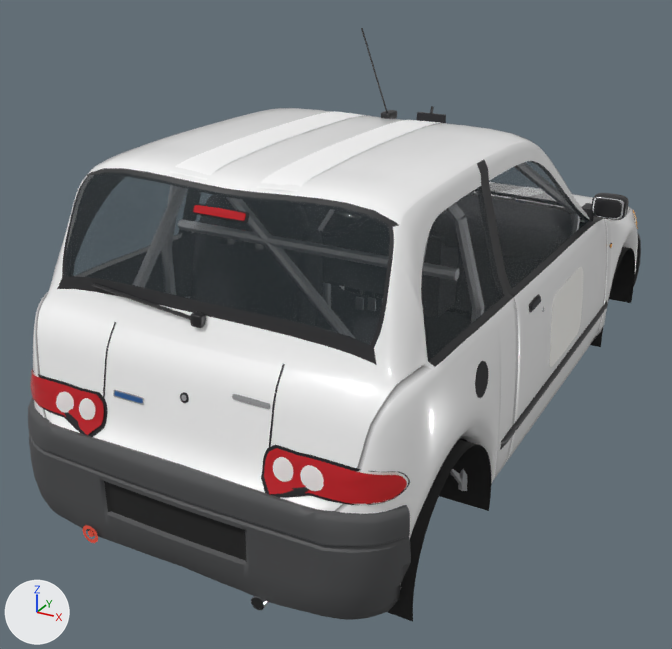
What one commit did to the glTF model godot/models/seicento.glb.
Before and after are seen from a 50 mm lens placed at (1.59, -3.45, 2.12), pointed at (-0.22, -0.17, 0.48). Every picture has the same lights, and +X, +Y and +Z are marked at lower left. The older version comes first. Vertices at exactly the same position are counted once.

Objects in the first picture: 'Body', 'Cabin', 'Details', 'Stripes'.
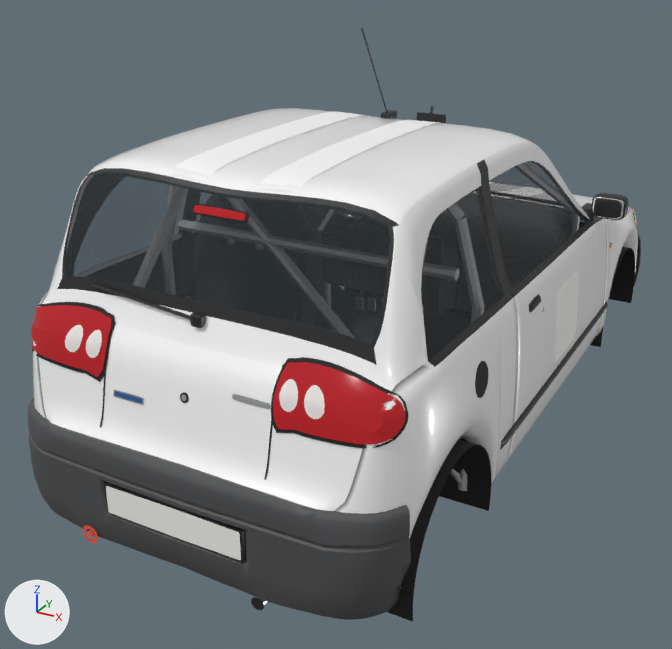
The change, as a list of edits to the scene's bpy script:
```text
Change me_details:
    used by ob_details; location = (0.0, 0.0, 0.0)
    remove me_details.from_pydata(...)  # 8490 vertices, 14420 faces; spans x -0.83..0.82, y -1.61..1.78, z 0.14..1.76
    add me_details.from_pydata(...)  # 8583 vertices, 14548 faces; spans x -0.83..0.82, y -1.61..1.78, z 0.14..1.76
    me_details part 1: the loose piece of 33 vertices spanning x 0.33..0.4, y -1.55..-1.53, z 0.65..0.72 is scaled about its middle by (0.877, 2.02, 1.22), then moved by (-0.01, 0.05, 0.21)
    me_details part 2: the loose piece of 33 vertices spanning x 0.42..0.5, y -1.55..-1.53, z 0.65..0.72 is scaled about its middle by (0.884, 2.07, 1.21), then moved by (-0.02, 0.05, 0.21)
    me_details part 3: the loose piece of 33 vertices spanning x -0.4..-0.33, y -1.55..-1.53, z 0.65..0.72 is scaled about its middle by (0.877, 2.02, 1.22), then moved by (0.01, 0.05, 0.21)
    me_details part 4: the loose piece of 33 vertices spanning x -0.5..-0.42, y -1.55..-1.53, z 0.65..0.72 is scaled about its middle by (0.884, 2.07, 1.21), then moved by (0.02, 0.05, 0.21)
    me_details part 5: the loose piece of 33 vertices spanning x -0.26..0.26, y 1.78, z 0.31..0.41 is copied, and the copy is moved by (0.0, -3.39, 0.06); it spans x -0.26..0.26, y -1.61, z 0.37..0.47
    me_details part 6: a new loose piece of 118 vertices spanning x 0.31..0.68, y -1.51..-1.41, z 0.79..0.98, in mat_taillight (red #950019, glowing dark red #6c150e)
    me_details part 7: a new loose piece of 118 vertices spanning x -0.68..-0.31, y -1.51..-1.41, z 0.79..0.98, in mat_taillight (red #950019, glowing dark red #6c150e)
    me_details part 8: a new loose piece of 79 vertices spanning x -0.69..-0.3, y -1.51..-1.4, z 0.78..0.99, in mat_gasket (black #1d1d1f)
    me_details part 9: the loose piece of 100 vertices spanning x 0.3..0.7, y -1.58..-1.43, z 0.61..0.73 is deleted
    me_details part 10: the loose piece of 100 vertices spanning x -0.7..-0.3, y -1.58..-1.43, z 0.61..0.73 is deleted
    me_details part 11: the loose piece of 67 vertices spanning x -0.71..-0.29, y -1.58..-1.41, z 0.6..0.74 is deleted
    me_details part 12: the loose piece of 67 vertices spanning x 0.29..0.71, y -1.58..-1.41, z 0.6..0.74 is deleted
    me_details part 13: 25 vertices moved from x -0.26..0.3, y -1.61..-1.49, z 0.37..0.85 to x -0.26..0.3, y -1.61..-1.49, z 0.36..0.85; 20 vertices removed from x -0.26..0.26, y -1.59..-1.57, z 0.36..0.48; 99 vertices added at x -0.26..0.69, y -1.61..-1.4, z 0.36..0.99
    other edits to the shape of me_details do not show in these pictures
```

Changed parts and their boxes (x1, y1, x2, y2) in the pictures (672 x 649 px; the box of a moved part takes in the faces that stretch with it):
part 1 of me_details, moved or reshaped: before (273, 457, 294, 482); after (279, 379, 298, 412)
part 2 of me_details, moved or reshaped: before (300, 465, 324, 491); after (304, 385, 325, 419)
part 3 of me_details, moved or reshaped: before (79, 398, 95, 420); after (86, 330, 102, 358)
part 4 of me_details, moved or reshaped: before (56, 392, 74, 413); after (65, 325, 83, 352)
part 5 of me_details, added: after (106, 486, 241, 560)
part 6 of me_details, added: after (273, 362, 406, 444)
part 7 of me_details, added: after (31, 305, 112, 377)
part 8 of me_details, added: after (32, 302, 115, 382)
part 9 of me_details, deleted: before (264, 448, 407, 504)
part 10 of me_details, deleted: before (31, 369, 104, 435)
part 11 of me_details, deleted: before (33, 371, 107, 437)
part 12 of me_details, deleted: before (261, 444, 410, 505)
part 13 of me_details, built on: before (103, 405, 271, 529); after (103, 357, 408, 562)
